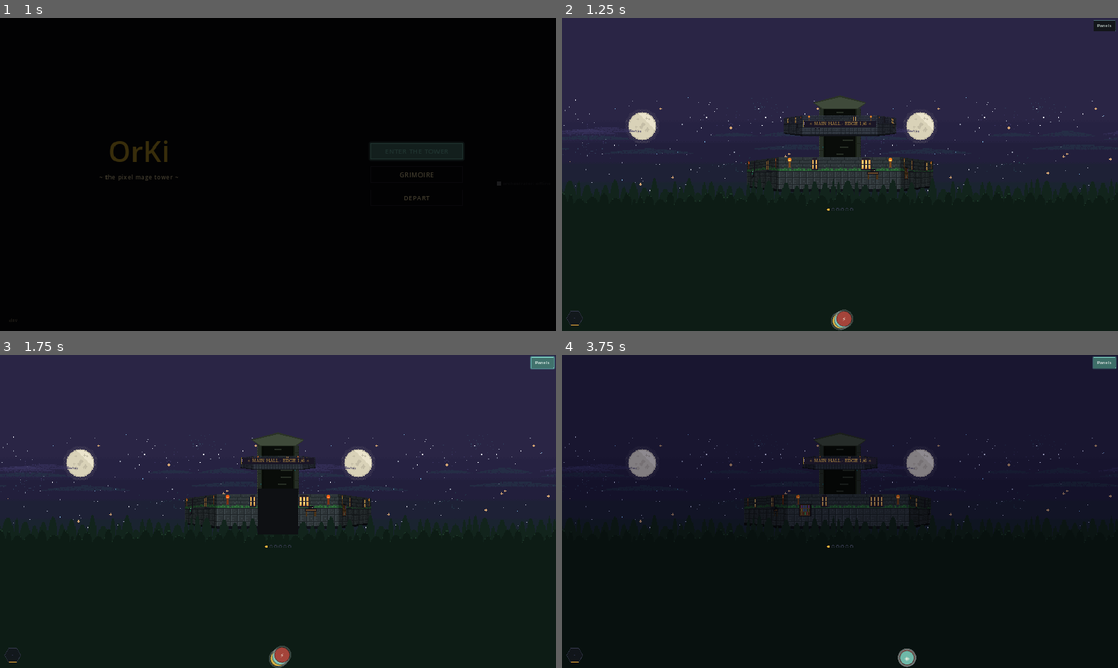
Above: before the commit, frames 1-4 (two rows, left to right).
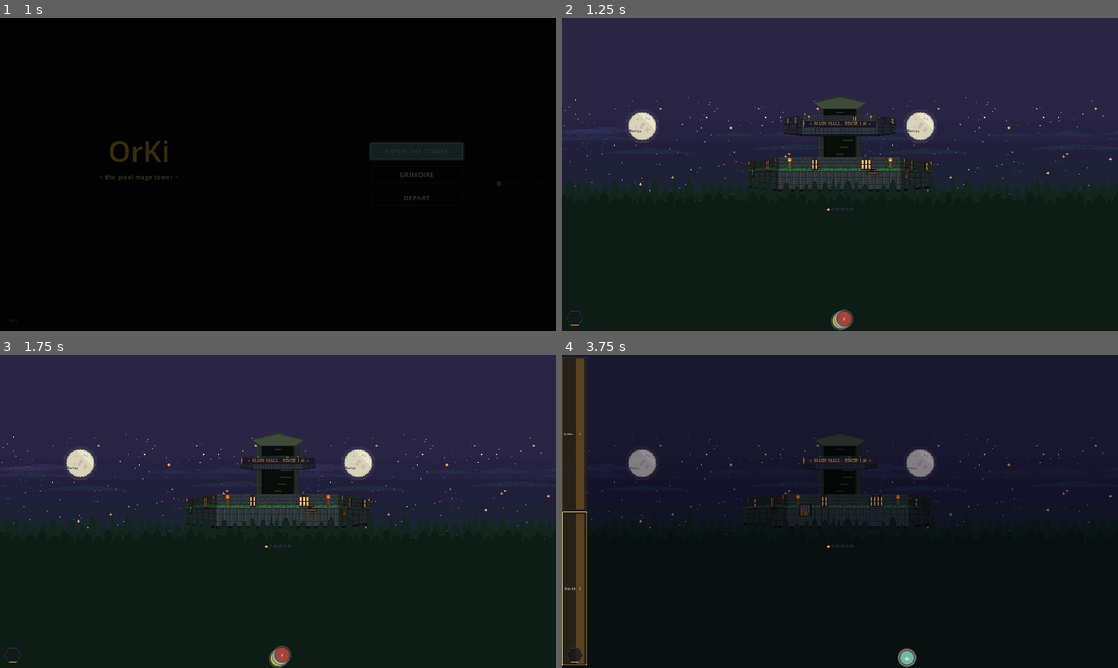
Above: after the commit, the same moments.

Repository: Kiriketsuki/agenKic-orKistrator
Game: Godot game, scene res://scenes/title_screen.tscn
The game is run twice, just before and just after one commit, with the same random seed, the same clock (stepped at 60 frames per second) and the same inputs.
Inputs (mouse positions are in pixels of both pictures, inside the frame that each line leads up to):
- Up to frame 1 (1 s): click "ENTER THE TOWER" at 0.5 s
- Up to frame 2 (1.25 s): no input
- Up to frame 3 (1.75 s): click (544, 361) at 1.25 s, where only the run before the commit has a clickable "Panels"
- Up to frame 4 (3.75 s): tap Enter (ui_accept) at 2 s; drag from (840, 658) to (895, 442) at 2.02 s; drag from (901, 555) to (812, 574) at 2.77 s; move the mouse to (906, 658) at 3.52 s; hold E (rotate_right) from 3.53 s (still down); hold Tab (toggle_floor_tabs) from 3.53 s (still down); click (906, 658) at 3.67 s

Frame 1 is identical in both runs. In frame 2, 0.1% of the frame differs, in the area x 95-100%, y 0-5%; in frame 3, 0.8%; in frame 4, 3.0%, in the area x 0-100%, y 0-100%.

Commit message:
chore(ui): remove the legacy top-right Panels button
The Panels orb flyout covers the same agent list, so the old
PanelMenuButton is gone. The popup stays reachable through the
toggle_panel_menu hotkey.

Diff:
--- a/godot/scenes/main.tscn
+++ b/godot/scenes/main.tscn
@@ -222,17 +222,6 @@
 mouse_filter = 0
 color = Color(0.9, 0.95, 1, 0.26)
 
-[node name="PanelMenuButton" type="Button" parent="UILayer/PanelManager"]
-anchors_preset = 1
-anchor_left = 1.0
-anchor_right = 1.0
-offset_left = -124.0
-offset_top = 16.0
-offset_right = -16.0
-offset_bottom = 48.0
-grow_horizontal = 0
-text = "Panels"
-
 [node name="PanelMenuPopup" type="PopupPanel" parent="UILayer/PanelManager"]
 initial_position = 1
 size = Vector2i(280, 320)
--- a/godot/scripts/panel_manager.gd
+++ b/godot/scripts/panel_manager.gd
@@ -79,7 +79,9 @@
 @onready var _right_divider: ColorRect = $Dividers/RightDivider
 @onready var _tower_manager: Node = get_node_or_null("../../Tower")
 @onready var _bridge_manager: Node = get_node_or_null("/root/BridgeManager")
-@onready var _panel_menu_button: Button = $PanelMenuButton
+# The old top-right "Panels" Button is gone (round 6 keeper feedback): the
+# Panels orb flyout covers the same agent list. The popup stays reachable
+# through the toggle_panel_menu hotkey only.
 @onready var _panel_menu_popup: PopupPanel = $PanelMenuPopup
 @onready var _panel_menu_list: ItemList = $PanelMenuPopup/PanelList
 
@@ -113,7 +115,6 @@
 		if _bridge_manager.has_method("get_registered_agents"):
 			for agent_data: BridgeData.AgentData in _bridge_manager.get_registered_agents():
 				_agent_list[agent_data.id] = agent_data
-	_panel_menu_button.pressed.connect(_toggle_panel_menu)
 	_panel_menu_list.item_selected.connect(_on_panel_menu_item_selected)
 	_rebuild_panel_menu()
 	_restore_layout()
